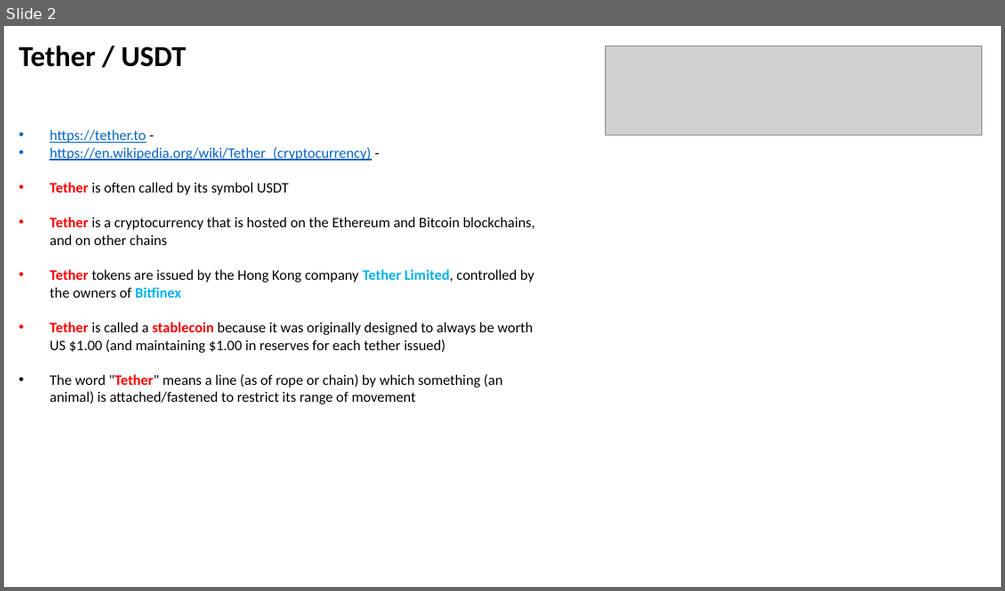
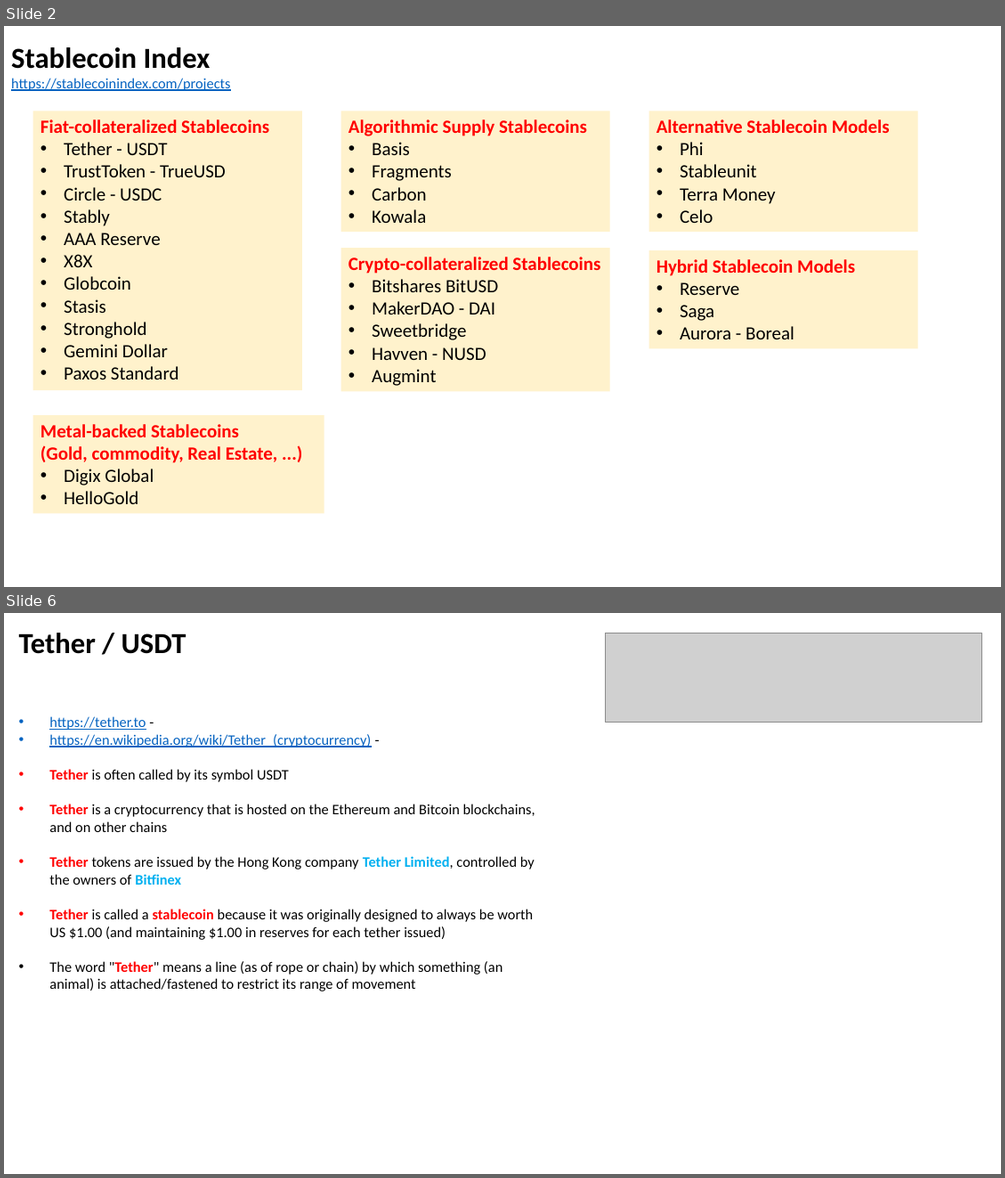
Before and after one commit to lselector/crypto, a slide deck: crypto_04_stable_coins.pptx. Shown one above the other, each under a label of ours: slide 2 before the commit, slides 2 and 6 after it; the slides between them are not shown. The pictures are 1005x591 and 1005x1178 pixels, drawn with LibreOffice and Linux fonts; fonts in the diff are those of the drawing; grey boxes stand for pictures. Boxes give left, top, right and bottom in pixels: in the first picture for what was removed or moved away, otherwise in the second. Text is boxed around its words. In the diff, an @@ line names an element or a change of style, - is before the commit and + after.

```diff
--- a/crypto_04_stable_coins.pptx
+++ b/crypto_04_stable_coins.pptx
@@ slide 2 added at [4, 26, 1001, 587], background #FFFFFF @@
@@ text added at [11, 47, 230, 91], 14 pt, text #0563C1, underline @@
+Stablecoin Index
+https://stablecoinindex.com/projects
@@ rectangle added at [33, 111, 302, 390], fill #FFF2CC, 18 pt, text #000000 @@
+Fiat-collateralized Stablecoins
+• Tether - USDT
+• TrustToken - TrueUSD
+• Circle - USDC
+• Stably
+• AAA Reserve
+• X8X
+• Globcoin
+• Stasis
+• Stronghold
+• Gemini Dollar
+• Paxos Standard
@@ rectangle added at [341, 111, 610, 232], fill #FFF2CC, 18 pt, text #FF0000, bold @@
+Algorithmic Supply Stablecoins
+• Basis
+• Fragments
+• Carbon
+• Kowala
@@ rectangle added at [648, 111, 918, 232], fill #FFF2CC, 18 pt, text #FF0000, bold @@
+Alternative Stablecoin Models
+• Phi
+• Stableunit
+• Terra Money
+• Celo
@@ rectangle added at [341, 248, 610, 392], fill #FFF2CC, 18 pt, text #000000 @@
+Crypto-collateralized Stablecoins
+• Bitshares BitUSD
+• MakerDAO - DAI
+• Sweetbridge
+• Havven - NUSD
+• Augmint
@@ rectangle added at [648, 250, 918, 348], fill #FFF2CC, 18 pt, text #000000 @@
+Hybrid Stablecoin Models
+• Reserve
+• Saga
+• Aurora - Boreal
@@ rectangle added at [33, 415, 324, 513], fill #FFF2CC, 18 pt, text #FF0000, bold @@
+Metal-backed Stablecoins
+(Gold, commodity, Real Estate, ...)
+• Digix Global
+• HelloGold
@@ what was slide 2 is now slide 6 @@
```
Also in this commit, not shown: 1 slide changed, 4 other slides added, 1 other file.
